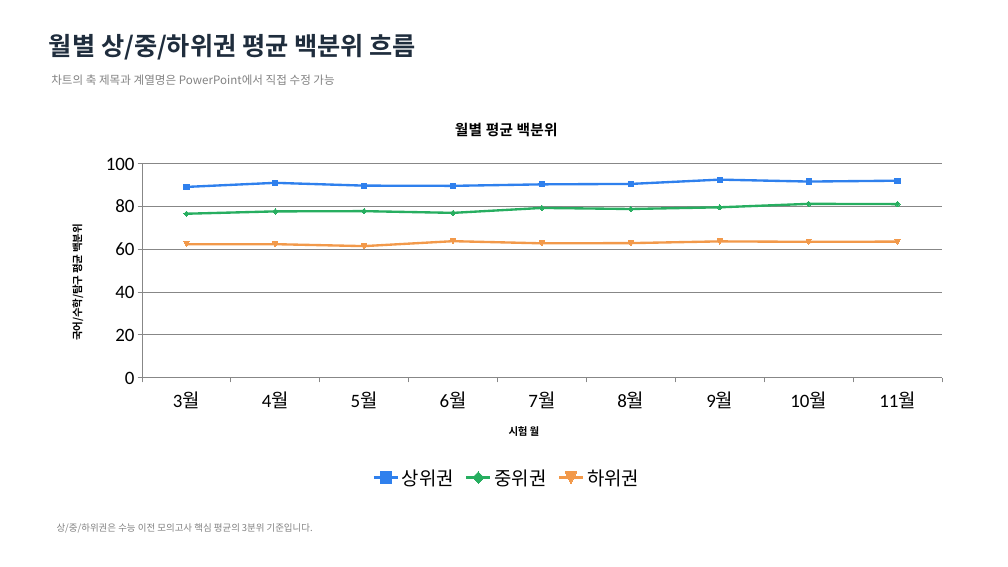
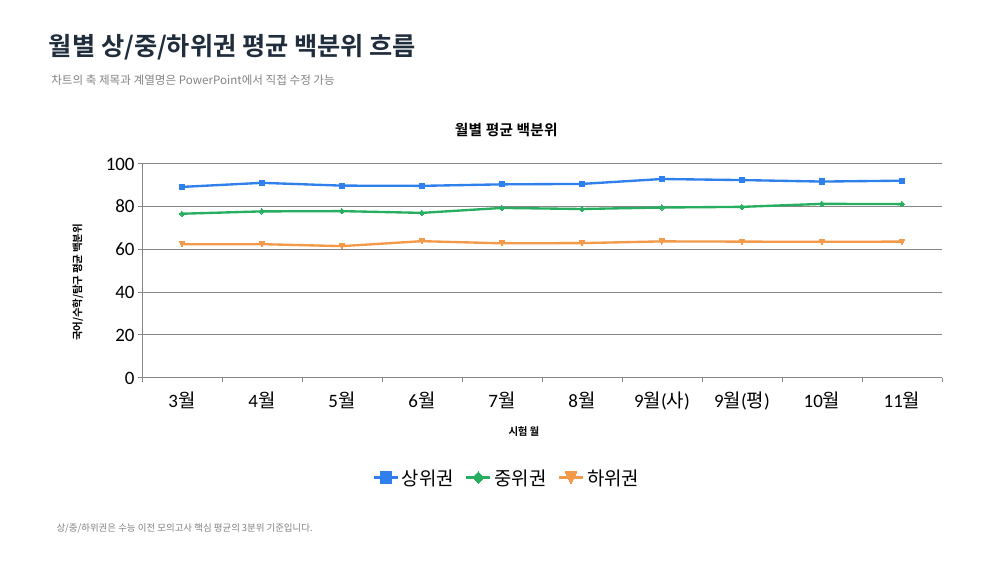
Before and after one commit to ho66220-boop/mock-exam-trend-analysis, a slide deck: slide 3 of output/reports/mock_exam_insight_teacher_briefing.pptx. Drawn at 1008x567 pixels with LibreOffice and Linux fonts; fonts in the diff are those of the drawing. Boxes give left, top, right and bottom in pixels: in the first picture for what was removed or moved away, otherwise in the second. Text is boxed around its words. In the diff, an @@ line names an element or a change of style, - is before the commit and + after.

```diff
--- a/output/reports/mock_exam_insight_teacher_briefing.pptx
+++ b/output/reports/mock_exam_insight_teacher_briefing.pptx
@@ line chart at bbox=[53, 102, 960, 495] @@
-categories: 3월, 4월, 5월, 6월, 7월, 8월, 9월, 10월, 11월
+categories: 3월, 4월, 5월, 6월, 7월, 8월, 9월(사), 9월(평), 10월, 11월
-상위권: 89, 91, 90, 90, 90, 90, 92, 92, 92
+상위권: 89, 91, 90, 90, 90, 90, 93, 92, 92, 92
-중위권: 76, 78, 78, 77, 79, 79, 80, 81, 81
+중위권: 76, 78, 78, 77, 79, 79, 79, 80, 81, 81
-하위권: 62, 62, 61, 64, 63, 63, 64, 63, 64
+하위권: 62, 62, 61, 64, 63, 63, 64, 64, 63, 64
```
Also in this commit, not shown: 2 other slides changed, 14 other files.
